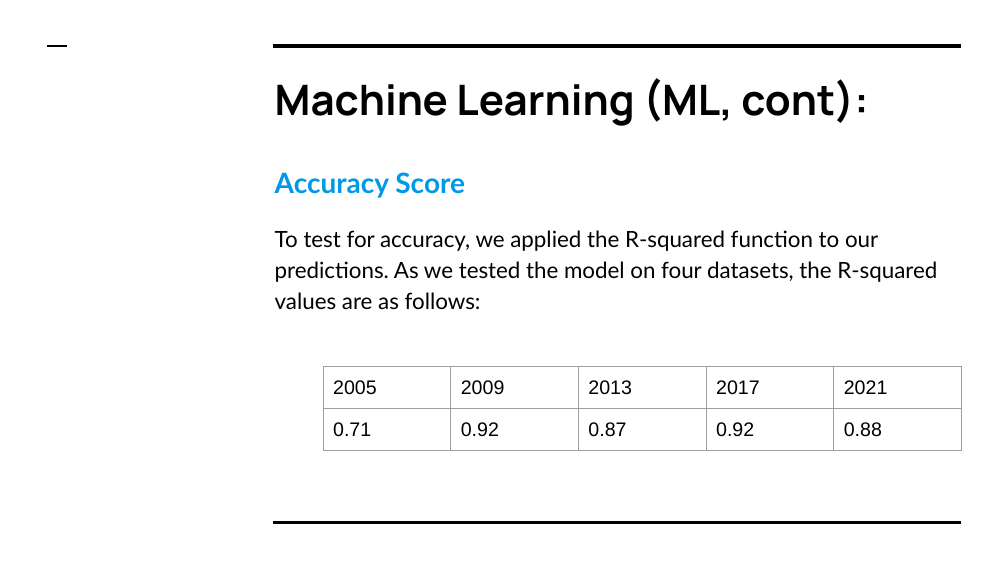
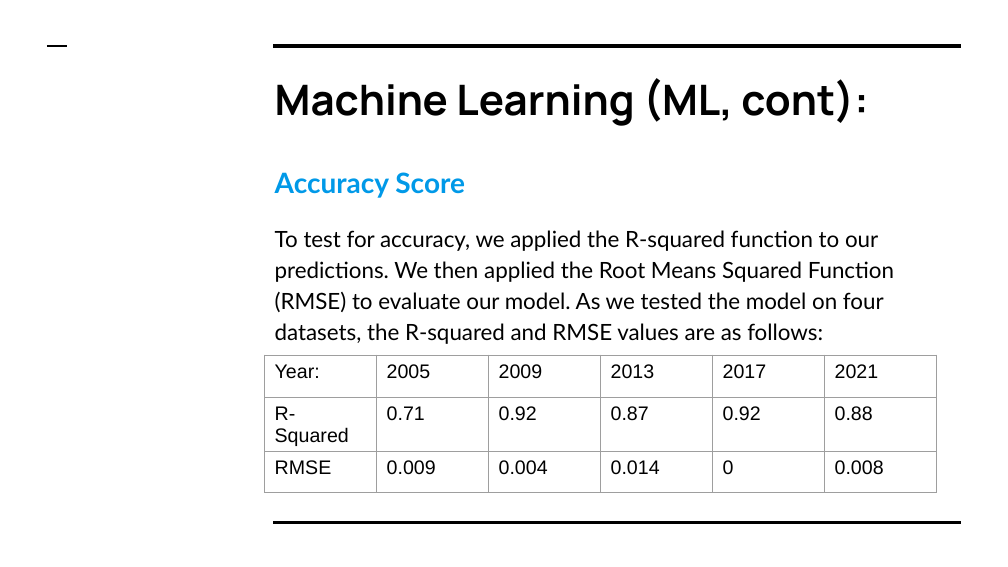
Before and after one commit to ssheggrud/Mod_20_Project, a slide deck: slide 33 of Presentation/Group5Presentation.pptx. Drawn at 1008x567 pixels with LibreOffice and Linux fonts; fonts in the diff are those of the drawing. Boxes give left, top, right and bottom in pixels: in the first picture for what was removed or moved away, otherwise in the second. Text is boxed around its words. In the diff, an @@ line names an element or a change of style, - is before the commit and + after.

Commit message:
added RMSE

```diff
--- a/Presentation/Group5Presentation.pptx
+++ b/Presentation/Group5Presentation.pptx
@@ text at box(275, 230, 894, 344): text changed @@
-To test for accuracy, we applied the R-squared function to our predictions. As we tested the model on four datasets, the R-squared values are as follows:
+To test for accuracy, we applied the R-squared function to our predictions. We then applied the Root Means Squared Function (RMSE) to evaluate our model. As we tested the model on four datasets, the R-squared and RMSE values are as follows:
@@ table at box(264, 355, 935, 495) @@
-2005 | 2009 | 2013 | 2017 | 2021
-0.71 | 0.92 | 0.87 | 0.92 | 0.88
+Year: | 2005 | 2009 | 2013 | 2017 | 2021
+R-Squared | 0.71 | 0.92 | 0.87 | 0.92 | 0.88
+RMSE | 0.009 | 0.004 | 0.014 | 0 | 0.008
@@ table: place and size @@
-table at box(323, 367, 963, 567)
+table at box(264, 355, 935, 495)
```
